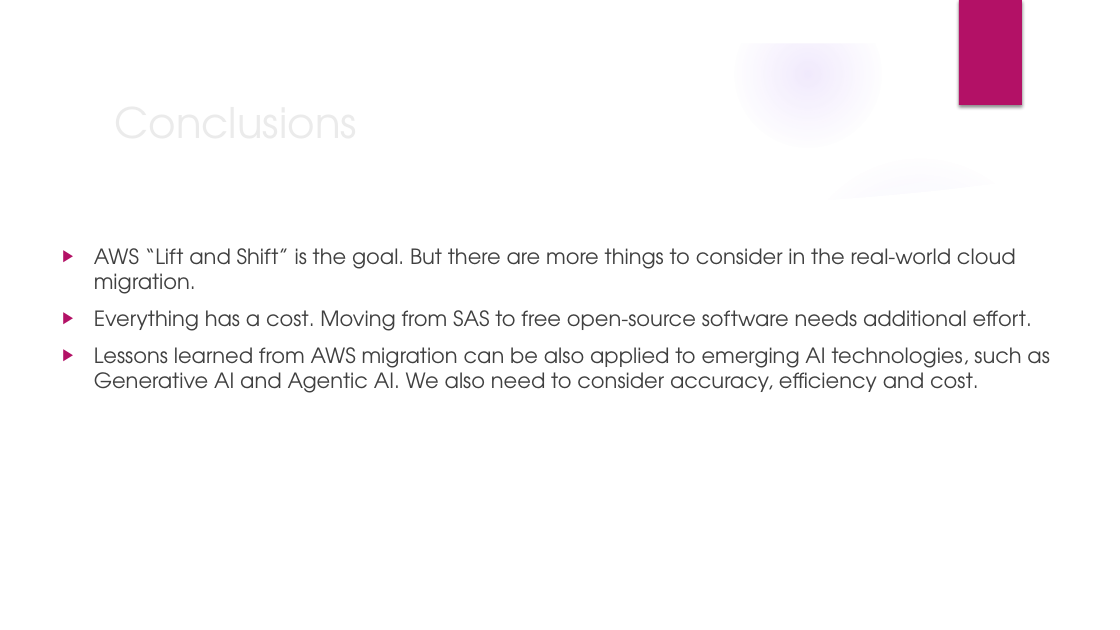
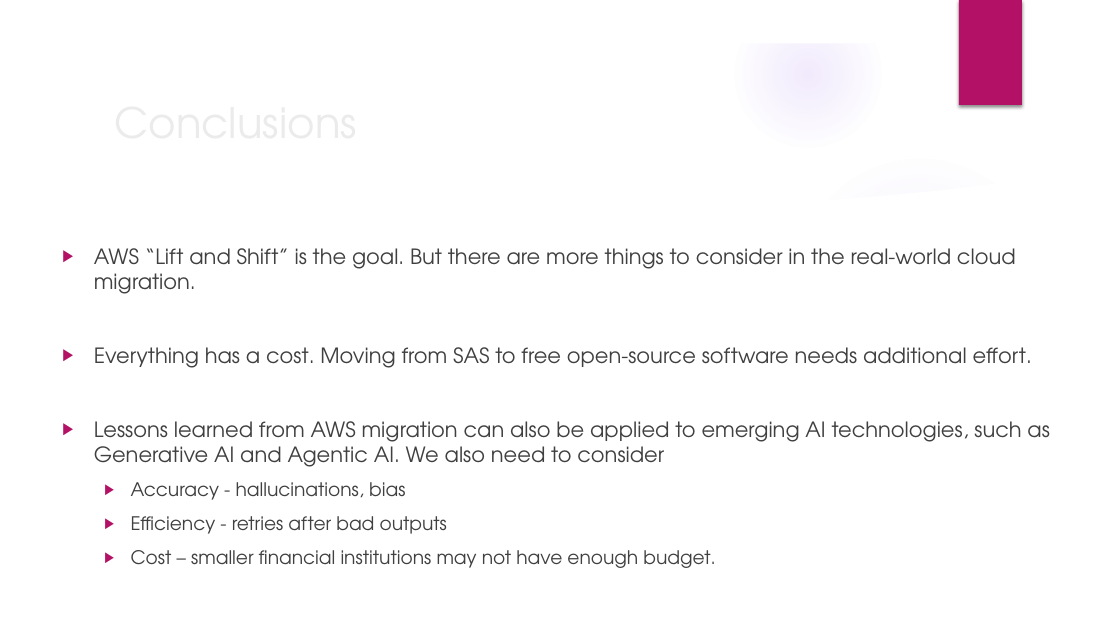
Before and after one commit to wx2123/WSDS-2026-OH, a slide deck: slide 15 of From On-Premises to Cloud.pptx (slide 14 before the commit). Drawn at 1120x630 pixels with LibreOffice and Linux fonts; fonts in the diff are those of the drawing; background and template pictures are left out. Boxes give left, top, right and bottom in pixels: in the first picture for what was removed or moved away, otherwise in the second. Text is boxed around its words. In the diff, an @@ line names an element or a change of style, - is before the commit and + after.

```diff
--- a/From On-Premises to Cloud.pptx
+++ b/From On-Premises to Cloud.pptx
@@ text at (94, 421, 1049, 568): text changed @@
-▶ Lessons learned from AWS migration can be also applied to emerging AI technologies, such as Generative AI and Agentic AI. We also need to consider accuracy, efficiency and cost.
+▶ Lessons learned from AWS migration can also be applied to emerging AI technologies, such as Generative AI and Agentic AI. We also need to consider
+  ▶ Accuracy - hallucinations, bias
+  ▶ Efficiency - retries after bad outputs
+  ▶ Cost – smaller financial institutions may not have enough budget.
```
Also in this commit, not shown: 9 other slides changed, 1 slide added.
